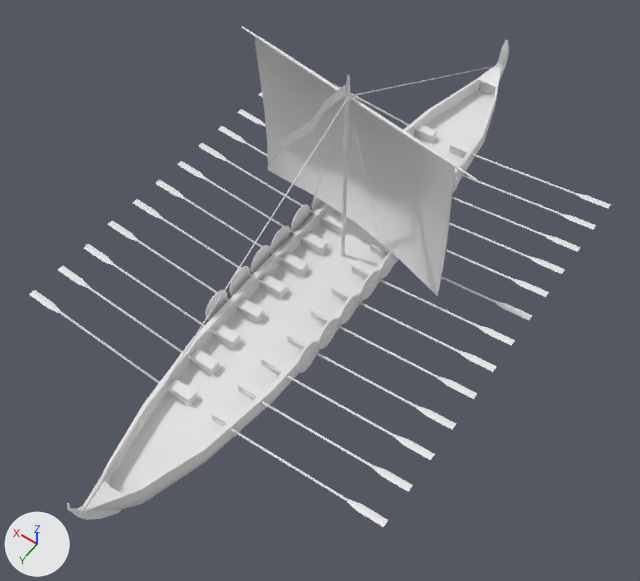
What one commit did to the COLLADA model art/meshes/structural/norse_snekkja.dae.
Both versions are drawn from a 50 mm camera at (-18.6, 27.7, 40.7) aimed at (-1.2, 3.4, 2.5). Lighting does not change. The marker at lower left points along +X, +Y and +Z. Where no turn or scale is listed for an object, it has been applied to the vertices. Vertices at the same position are counted once.
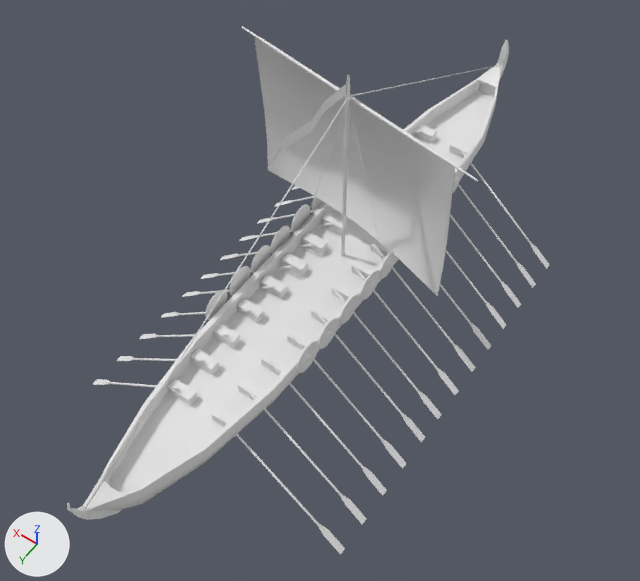
The newer file is also rescaled (x0.833) as a whole; pictures and numbers use the older file's frame.

Pixel boxes (x1, y1, x2, y2) of what changed, in the pictures (640 x 581 px; the box of a moved part takes in the faces that stretch with it):
'default', reshaped (17% narrower)
    before: (29, 26, 611, 527)
    after: (67, 26, 549, 554)
part 1 of me_longboat_005, moved or reshaped
    before: (266, 364, 435, 460)
    after: (314, 310, 425, 442)
part 2 of me_longboat_005, moved or reshaped
    before: (243, 390, 413, 492)
    after: (292, 334, 406, 468)
part 3 of me_longboat_005, moved or reshaped
    before: (216, 420, 388, 527)
    after: (269, 360, 387, 496)
part 4 of me_longboat_005, deleted
    before: (29, 70, 478, 430)
part 5 of me_longboat_005, built on
    before: (333, 149, 611, 372)
    after: (93, 130, 549, 554)

Patch to the scene script:
```diff
--- a/art/meshes/structural/norse_snekkja.dae.py
+++ b/art/meshes/structural/norse_snekkja.dae.py
@@ me_longboat_005 @@
 # used by ob_default; location = (0.0, -0.03, -0.36)
-me_longboat_005.from_pydata(...)  # 2492 vertices, 4476 faces; spans x -11.5..11.5, y -19.5..20.8, z 0.0..14.4
+me_longboat_005.from_pydata(...)  # 2492 vertices, 4476 faces; spans x -9.1..8.9, y -19.5..20.8, z -4.2..14.4
+# me_longboat_005 part 1: the loose piece of 20 vertices spanning x -11.5..-1.5, y 8.4..8.8, z 2.1..3.1 is multiplied about its middle by the matrix ((0.7, 0.041, -0.706), (0.006, 0.993, 0.063), (0.707, -0.049, 0.699)), then moved by (1.2, -4.3, -3.6)
+# me_longboat_005 part 2: the loose piece of 20 vertices spanning x -11.5..-1.5, y 10.3..10.7, z 2.1..3.1 is multiplied about its middle by the matrix ((0.7, 0.041, -0.706), (0.006, 0.993, 0.063), (0.707, -0.049, 0.699)), then moved by (1.2, -4.2, -3.6)
+# me_longboat_005 part 3: the loose piece of 20 vertices spanning x -11.5..-1.5, y 12.4..12.8, z 2.1..3.1 is multiplied about its middle by the matrix ((0.7, 0.041, -0.706), (0.006, 0.993, 0.063), (0.707, -0.049, 0.699)), then moved by (1.2, -4.3, -3.6)
+# me_longboat_005 part 4: 15 loose pieces with 300 vertices, spanning x -11.5..11.5, y -11.6..12.9, z 2.1..3.1, are deleted
+# me_longboat_005 part 5: 81 vertices moved from x -11.5..-1.5, y -11.6..2.6, z 1.7..3.4 to x -9.1..-1.5, y -11.6..2.6, z -4.2..3.4; 128 vertices removed from x -11.5..-1.5, y -11.6..2.7, z 1.6..3.4; 428 vertices added at x -9.1..8.9, y -11.7..12.6, z -4.2..3.4
```
